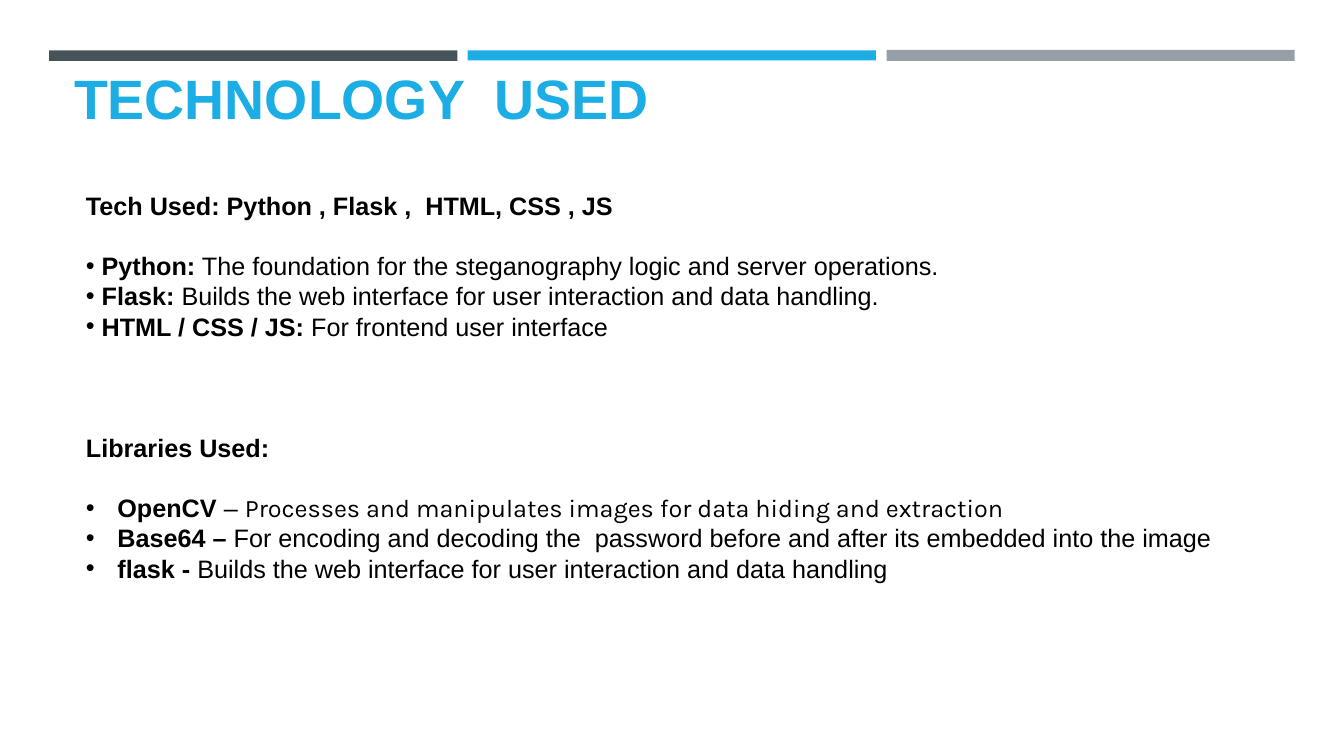
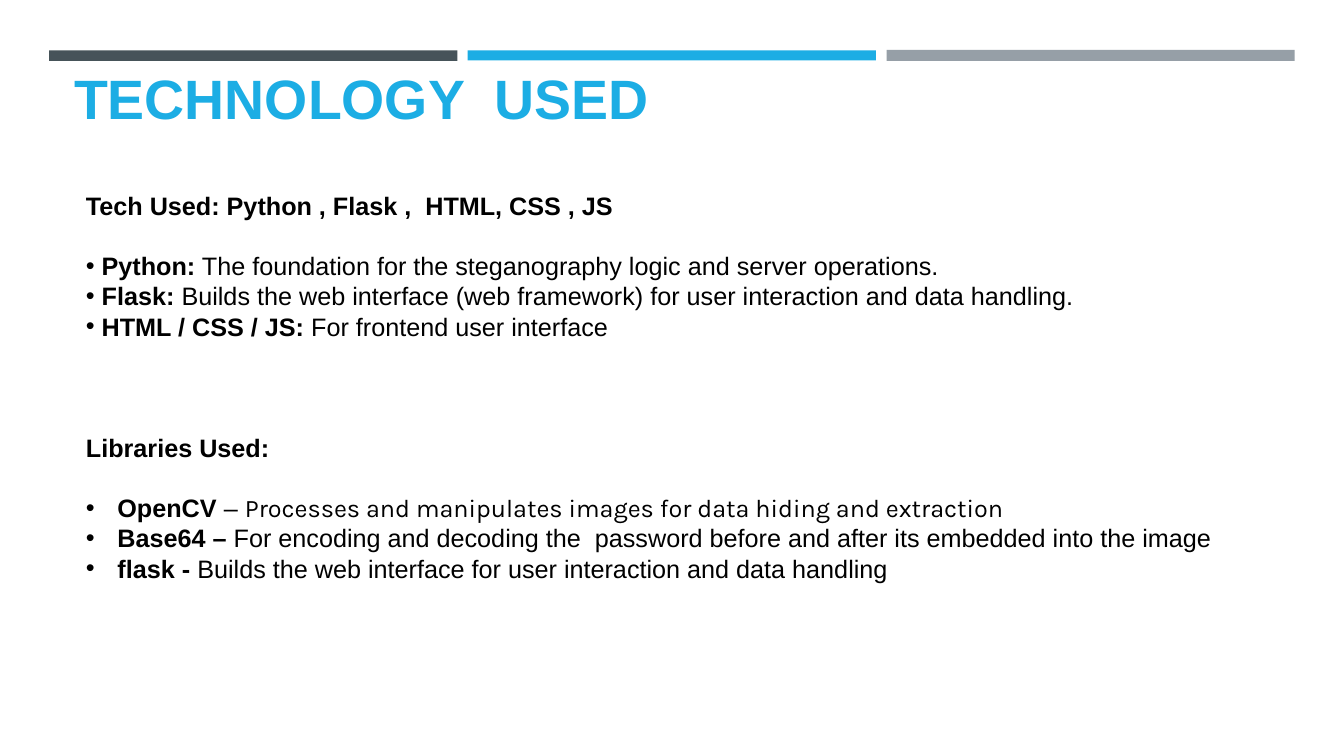
Before and after one commit to Karthik7375/Steganography, a slide deck: slide 4 of Karthik_Ganesh_Project.pptx. Drawn at 1344x756 pixels with LibreOffice and Linux fonts; fonts in the diff are those of the drawing; background and template pictures are left out. Boxes give left, top, right and bottom in pixels: in the first picture for what was removed or moved away, otherwise in the second. Text is boxed around its words. In the diff, an @@ line names an element or a change of style, - is before the commit and + after.

```diff
--- a/Karthik_Ganesh_Project.pptx
+++ b/Karthik_Ganesh_Project.pptx
@@ text at (102, 286, 1073, 311): text changed @@
-• Flask: Builds the web interface for user interaction and data handling.
+• Flask: Builds the web interface (web framework) for user interaction and data handling.
```
Also in this commit, not shown: 3 other slides changed, 2 other files.
